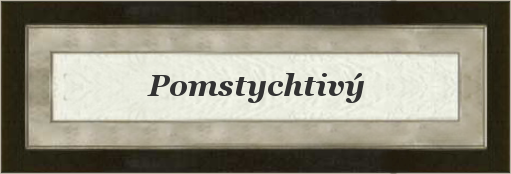
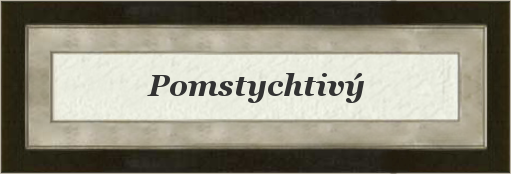
Before/after of a 511x174 layered artwork. What changed in the layer stack:
painted on "Card" over left=30, top=33, right=488, bottom=141
